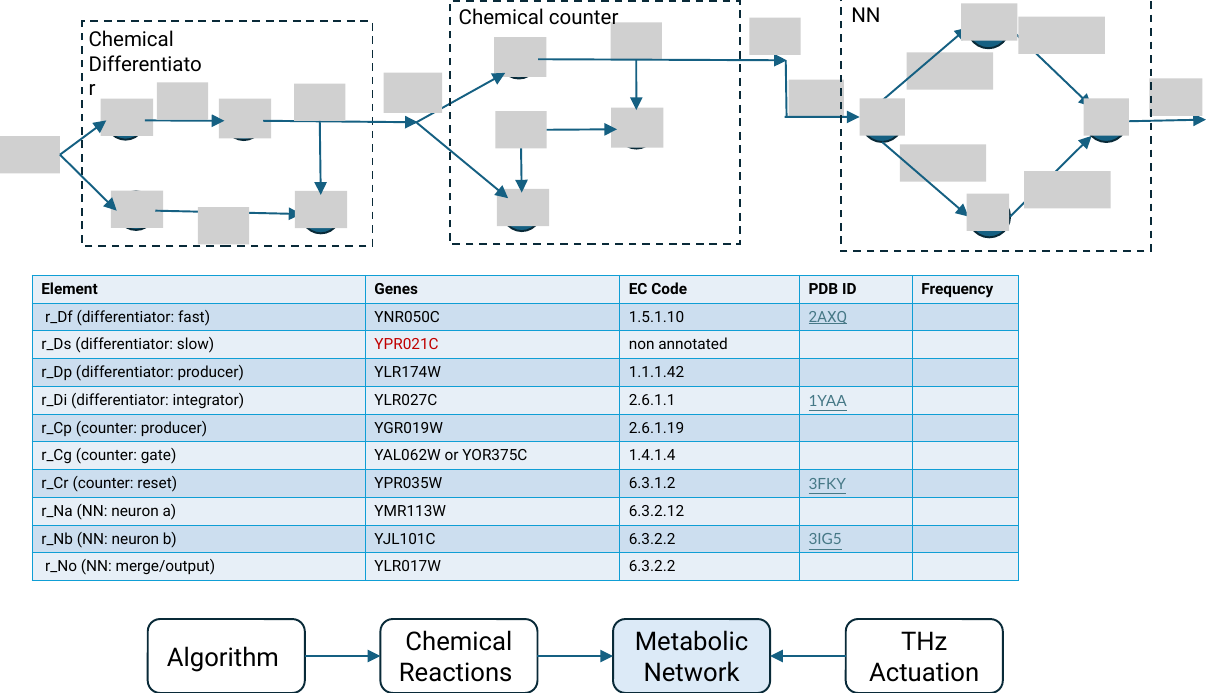
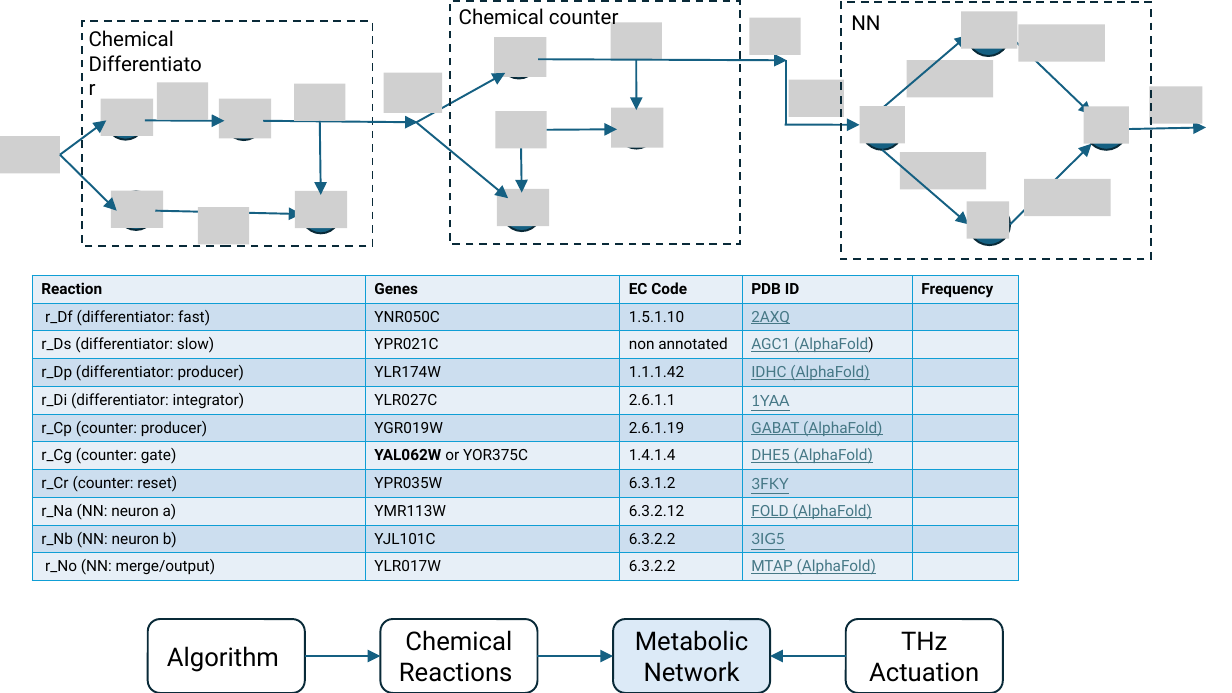
Before and after one commit to tkn-tub/bioelectrodynamics, a slide deck: slide 28 of slides/slides.pptx. Drawn at 1232x693 pixels with LibreOffice and Linux fonts; fonts in the diff are those of the drawing; grey boxes stand for pictures. Boxes give left, top, right and bottom in pixels: in the first picture for what was removed or moved away, otherwise in the second. Text is boxed around its words. In the diff, an @@ line names an element or a change of style, - is before the commit and + after.

```diff
--- a/slides/slides.pptx
+++ b/slides/slides.pptx
@@ 4 arrows, 4 pictures, 1 text, 1 ellipse, 1 rectangle moved together from (x1=785, y1=0, x2=1206, y2=250) to (x1=785, y1=3, x2=1206, y2=259) @@
@@ line moved from (786, 60) - (787, 116) to (786, 60) - (786, 125) @@
@@ 5 pictures, 3 ellipses, 2 arrows moved together from (x1=861, y1=4, x2=1202, y2=238) to (x1=861, y1=11, x2=1202, y2=245) @@
@@ table at (x1=32, y1=275, x2=1019, y2=580) @@
-row 1, column 1: Element
+row 1, column 1: Reaction
-row 3, column 4: 
+row 3, column 4: AGC1 (AlphaFold)
-row 4, column 4: 
+row 4, column 4: IDHC (AlphaFold)
-row 6, column 4: 
+row 6, column 4: GABAT (AlphaFold)
-row 7, column 4: 
+row 7, column 4: DHE5 (AlphaFold)
-row 9, column 4: 
+row 9, column 4: FOLD (AlphaFold)
-row 11, column 4: 
+row 11, column 4: MTAP (AlphaFold)
@@ text colour #C00000 to #000000 in "YPR021C" @@
@@ bold on in "YAL062W" @@
```
Also in this commit, not shown: 1 other file.
